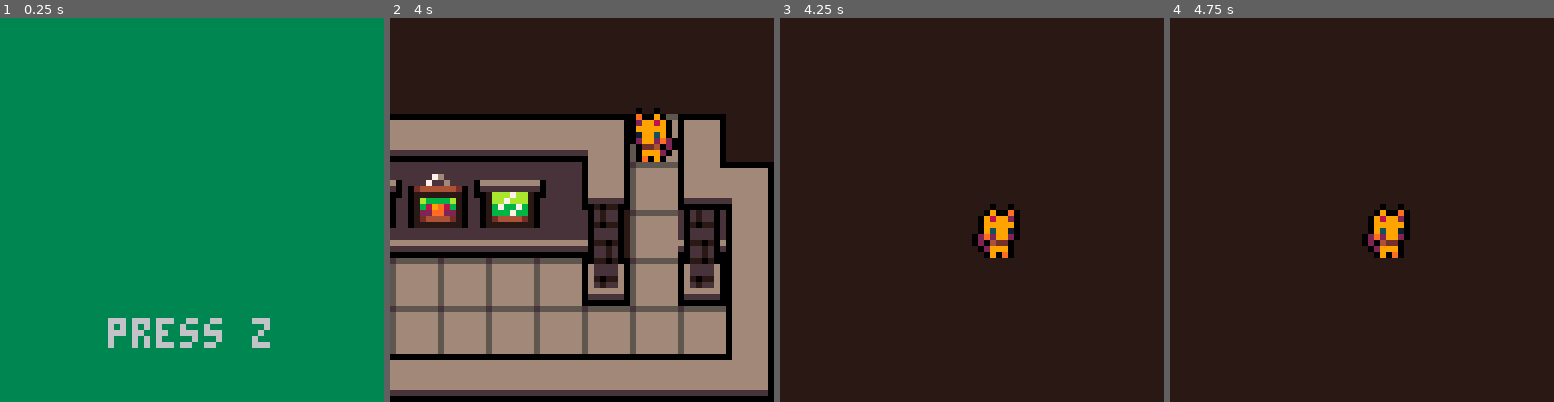
Above: before the commit, frames 1-4 (left to right).
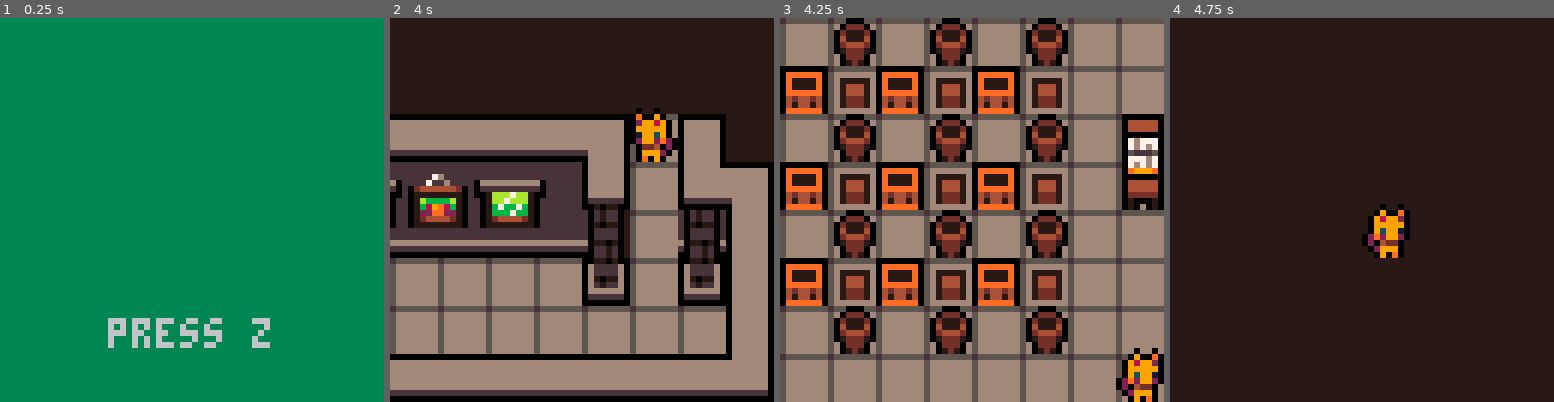
Above: after the commit, the same moments.

Repository: konata-chan404/Kitty-Kondo
Game: PICO-8 cartridge game.p8
The game is run twice, just before and just after one commit, with the same random seed, the same clock (stepped at 60 frames per second) and the same inputs.
Inputs:
- Up to frame 1 (0.25 s): no input
- Up to frame 2 (4 s): tap X (X key) at 0.33, 1.07, 1.85, 2.97 s; tap O (Z key) at 0.7, 1.7, 2.1, 2.5, 2.9, 3.3, 3.7 s; hold Right 1.6-2.1 s; hold Up 2.15-2.42 s; hold Right 2.47-3.03 s; hold Left 3.08-3.58 s; hold Down 3.63-3.97 s
- Up to frame 3 (4.25 s): hold Right from 4.02 s (still down); tap X (X key) at 4.08 s; tap O (Z key) at 4.1 s
- Up to frame 4 (4.75 s): tap O (Z key) at 4.5 s; release Right at 4.68 s; hold Up from 4.73 s (still down)

Frames 1-2 are identical in both runs. In frame 3, 92% of the frame differs, in the area x 0-100%, y 0-100%; in frame 4, nothing differs.

Commit message:
more stuff

Diff:
--- a/game.p8
+++ b/game.p8
@@ -638,6 +638,16 @@
 		},
 
 		{
+			celx_start = 16,
+			cely_start = 0,
+			celx_end = 26,
+			cely_end = 11,
+			player_spawn = {xpos=26, ypos=11},
+			end_point = {xpos=100, ypos = 100},
+			ground_tile = 62
+		},
+
+		{
 			celx_start = 100,
 			cely_start = 100,
 			celx_end = 100,
@@ -974,23 +984,45 @@
 
 
 
+…(22 lines of a section not shown)…
 __gff__
 0000000000010101010101010101010104030000000101010101010101010101010000000000000101010101010101010100000000000008010101011101000101010101010000000000000000000000010101010101000000000000000000000101010101010101010000010101000001010101010101010100000101010000
 0000000000000000000000000000000000000000000000000000000000000000000000000000000000000000000000000000000000000000000000000000000000000000000000000000000000000000000000000000000000000000000000000000000000000000000000000000000000000000000000000000000000000000
 __map__
-0b0c0c0c0c0c0c0f00000b0c0c0c0f0000000000000000000000000000000000000000000000000000000000000000000000000000000000000000000000000000000000000000000000000000000000000000000000000000000000000000000000000000000000000000000000000000000000000000000000000000000000
-1b6065636465661f00001b606566170000000000000000000000000000000000000000000000000000000000000000000000000000000000000000000000000000000000000000000000000000000000000000000000000000000000000000000000000000000000000000000000000000000000000000000000000000000000
-2b4075737475762f00002b427541170000000000000000000000000000000000000000000000000000000000000000000000000000000000000000000000000000000000000000000000000000000000000000000000000000000000000000000000000000000000000000000000000000000000000000000000000000000000
-3b503e3e3e3e3e3f00003b523e51170000000000000000000000000000000000000000000000000000000000000000000000000000000000000000000000000000000000000000000000000000000000000000000000000000000000000000000000000000000000000000000000000000000000000000000000000000000000
-3e3e113e3e673e3c10203e3e3e37170000000000000000000000000000000000000000000000000000000000000000000000000000000000000000000000000000000000000000000000000000000000000000000000000000000000000000000000000000000000000000000000000000000000000000000000000000000000
-0839393a3e773e0700000b0c3a3e170000000000000000000000000000000000000000000000000000000000000000000000000000000000000000000000000000000000000000000000000000000000000000000000000000000000000000000000000000000000000000000000000000000000000000000000000000000000
-17373e3e3e3e3e1700001737683e170000000000000000000000000000000000000000000000000000000000000000000000000000000000000000000000000000000000000000000000000000000000000000000000000000000000000000000000000000000000000000000000000000000000000000000000000000000000
-280e0e0e0e0e0e2a0000173e783e170000000000000000000000000000000000000000000000000000000000000000000000000000000000000000000000000000000000000000000000000000000000000000000000000000000000000000000000000000000000000000000000000000000000000000000000000000000000
-0b0e0e0e0e0e0e0f000017113e11170000000000000000000000000000000000000000000000000000000000000000000000000000000000000000000000000000000000000000000000000000000000000000000000000000000000000000000000000000000000000000000000000000000000000000000000000000000000
-171e1e1e1e1e1e1f00002737113e170000000000000000000000000000000000000000000000000000000000000000000000000000000000000000000000000000000000000000000000000000000000000000000000000000000000000000000000000000000000000000000000000000000000000000000000000000000000
-172e2e2e2e2e2e2f00103c3e3e3e170000000000000000000000000000000000000000000000000000000000000000000000000000000000000000000000000000000000000000000000000000000000000000000000000000000000000000000000000000000000000000000000000000000000000000000000000000000000
-173030373e3e3e3f0000073e3e3e170000000000000000000000000000000000000000000000000000000000000000000000000000000000000000000000000000000000000000000000000000000000000000000000000000000000000000000000000000000000000000000000000000000000000000000000000000000000
-17303e11303030300000280c0c0c2a0000000000000000000000000000000000000000000000000000000000000000000000000000000000000000000000000000000000000000000000000000000000000000000000000000000000000000000000000000000000000000000000000000000000000000000000000000000000
+0b0c0c0c0c0c0c0f00000b0c0c0c0f000b0c0c0c0c0c0c0c0c0c0f0000000000000000000000000000000000000000000000000000000000000000000000000000000000000000000000000000000000000000000000000000000000000000000000000000000000000000000000000000000000000000000000000000000000
+1b6065636465661f00001b60656617001b1c1c1c1c1c1c1c1c1e1f0000000000000000000000000000000000000000000000000000000000000000000000000000000000000000000000000000000000000000000000000000000000000000000000000000000000000000000000000000000000000000000000000000000000
+2b4075737475762f00002b42754117002b2c2c2c2c2c2c2c2c2e2f0000000000000000000000000000000000000000000000000000000000000000000000000000000000000000000000000000000000000000000000000000000000000000000000000000000000000000000000000000000000000000000000000000000000
+3b503e3e3e3e3e3f00003b523e5117003b3e3e3e3e3e3e3e3e3e3f0000000000000000000000000000000000000000000000000000000000000000000000000000000000000000000000000000000000000000000000000000000000000000000000000000000000000000000000000000000000000000000000000000000000
+3e3e113e3e673e3c10203e3e3e3717003e3e543e543e543e543e3e2000000000000000000000000000000000000000000000000000000000000000000000000000000000000000000000000000000000000000000000000000000000000000000000000000000000000000000000000000000000000000000000000000000000
+0839393a3e773e0700000b0c3a3e1700673e3e1137113711373e3e2000000000000000000000000000000000000000000000000000000000000000000000000000000000000000000000000000000000000000000000000000000000000000000000000000000000000000000000000000000000000000000000000000000000
+17373e3e3e3e3e1700001737683e1700773e543e543e543e543e680000000000000000000000000000000000000000000000000000000000000000000000000000000000000000000000000000000000000000000000000000000000000000000000000000000000000000000000000000000000000000000000000000000000
+280e0e0e0e0e0e2a0000173e783e1700673e3e1137113711373e780000000000000000000000000000000000000000000000000000000000000000000000000000000000000000000000000000000000000000000000000000000000000000000000000000000000000000000000000000000000000000000000000000000000
+0b0e0e0e0e0e0e0f000017113e111700773e543e543e543e543e3e2000000000000000000000000000000000000000000000000000000000000000000000000000000000000000000000000000000000000000000000000000000000000000000000000000000000000000000000000000000000000000000000000000000000
+171e1e1e1e1e1e1f00002737113e1700673e3e1137113711373e3e2000000000000000000000000000000000000000000000000000000000000000000000000000000000000000000000000000000000000000000000000000000000000000000000000000000000000000000000000000000000000000000000000000000000
+172e2e2e2e2e2e2f00103c3e3e3e1700773e543e543e543e543e3e2000000000000000000000000000000000000000000000000000000000000000000000000000000000000000000000000000000000000000000000000000000000000000000000000000000000000000000000000000000000000000000000000000000000
+173030373e3e3e3f0000073e3e3e17103c3e3e3e3e3e3e3e3e3e3e2000000000000000000000000000000000000000000000000000000000000000000000000000000000000000000000000000000000000000000000000000000000000000000000000000000000000000000000000000000000000000000000000000000000
+17303e11303030300000280c0c0c2a0020202020202020202020202000000000000000000000000000000000000000000000000000000000000000000000000000000000000000000000000000000000000000000000000000000000000000000000000000000000000000000000000000000000000000000000000000000000
 17303e3e3e3e113e200000000000000000000000000000000000000000000000000000000000000000000000000000000000000000000000000000000000000000000000000000000000000000000000000000000000000000000000000000000000000000000000000000000000000000000000000000000000000000000000
 17373e1111370b3a000000000000000000000000000000000000000000000000000000000000000000000000000000000000000000000000000000000000000000000000000000000000000000000000000000000000000000000000000000000000000000000000000000000000000000000000000000000000000000000000
 1a3a3c073e0b2a00000000000000000000000000000000000000000000000000000000000000000000000000000000000000000000000000000000000000000000000000000000000000000000000000000000000000000000000000000000000000000000000000000000000000000000000000000000000000000000000000
Not shown, changed: 44 lines of the sprite sheet (__gfx__) section of game.p8
